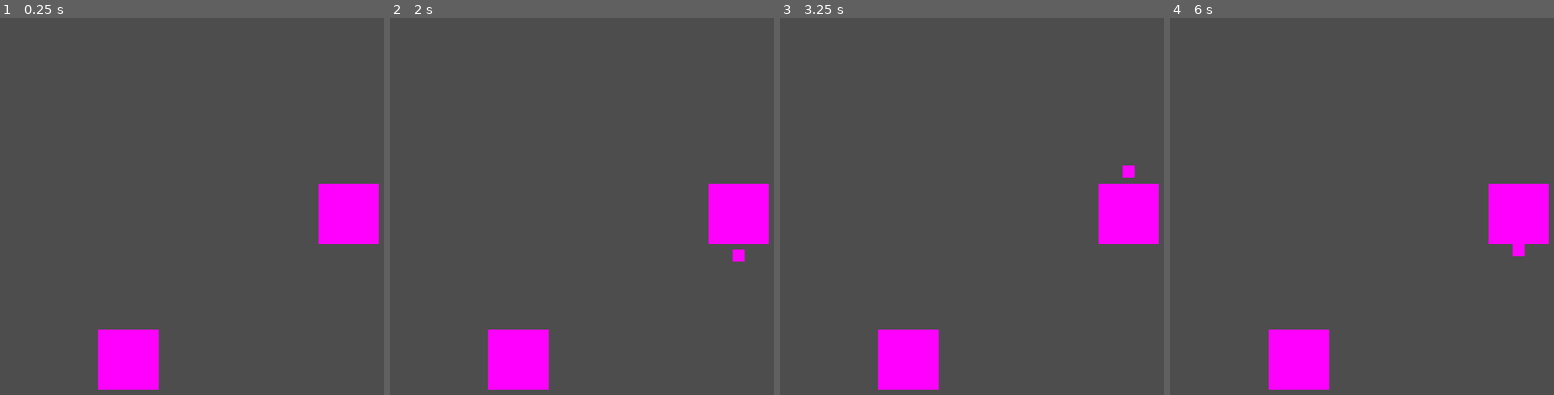
Above: before the commit, frames 1-4 (left to right).
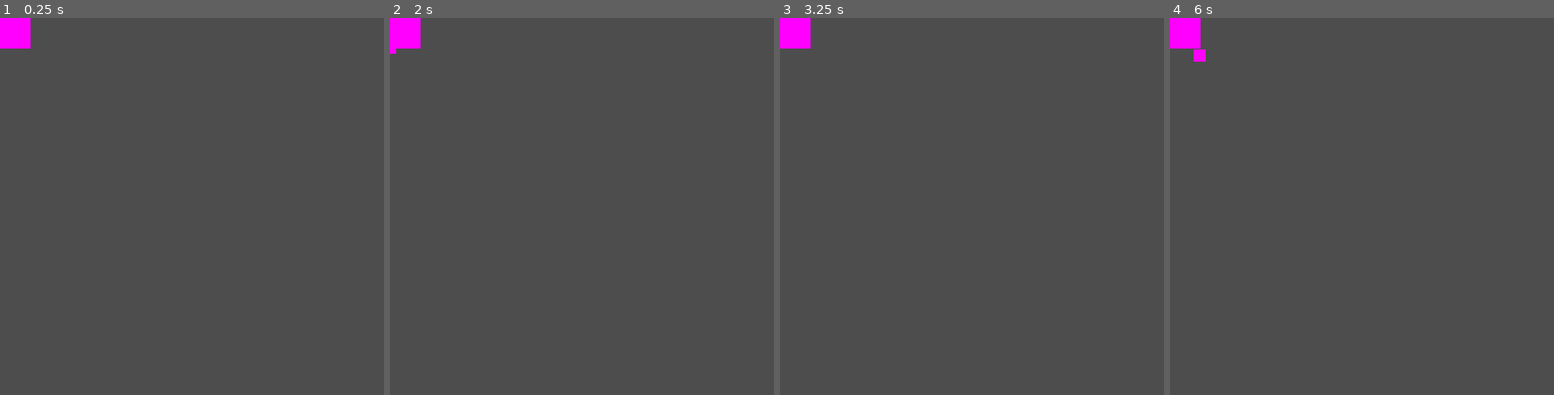
Above: after the commit, the same moments.

Repository: FreezeDriedMangos/gmtk-jam-2024
Game: Godot game, scene res://physical_battle_environment.tscn
Same seed, same stepped clock (60 frames per second), same inputs: the game is played once before the commit and once after it.
Inputs:
- Up to frame 1 (0.25 s): no input
- Up to frame 2 (2 s): tap Enter at 0.5 s; hold Right (ui_right) 0.53-1.28 s; tap Space at 1.25 s; hold Down (ui_down) from 1.28 s (still down)
- Up to frame 3 (3.25 s): tap Enter at 2 s; release Down (ui_down) at 2.03 s; hold Right (ui_right) 2.03-2.78 s; tap Space at 2.75 s; hold Up (ui_up) from 2.78 s (still down)
- Up to frame 4 (6 s): tap Enter at 3.5 s; release Up (ui_up) at 3.53 s; hold Left (ui_left) 3.53-5.03 s; tap Space at 5 s; hold Down (ui_down) 5.03-5.78 s; hold Right (ui_right) from 5.78 s (still down)

The runs differ from the first frame. In frame 1, 5.7% of the frame differs, in the area x 0-99%, y 0-99%; in frame 2, 5.8%; in frame 3, 5.8%; in frame 4, 5.9%.
Error after the commit: Invalid operands 'Vector2' and 'Vector3' in operator '+'. (res://camera_controller.gd:20)

Commit message:
doing 1st person camera perspective for fairy

Diff:
--- a/camera_controller.gd
+++ b/camera_controller.gd
@@ -1,8 +1,13 @@
-class_name CameraController extends Node
+class_name CameraController extends Node3D
 
 # needs two modes: tracking mech and tracking fairy
 # needs to be able to transition between those modes
 # tracking code should be essentially the same, the only difference being the offset from the target object
+
+@export var speed: float = 100
+@export var height: float = 10
+@export var fairy: ToothFairy
+@export var fairy_mode: bool = true
 
 # Called when the node enters the scene tree for the first time.
 func _ready() -> void:
@@ -11,4 +16,12 @@
 
 # Called every frame. 'delta' is the elapsed time since the previous frame.
 func _process(delta: float) -> void:
-	pass
+	if fairy_mode:
+		self.position = fairy.position - fairy.velocity + Vector3(0, 0, height)
+		self.look_at(Vector3(fairy.position.x, fairy.position.y, 0), Vector3(0, 0, 1))
+		#self.basis = Basis(Quaternion.from_euler(0, atan2(height, fairy.velocity.length())), fairy.velocity.angle())
+
+		#self.origin = lerp(self.origin, fairy.global_transform.origin, delta*speed)
+		#var current_rotation = Quaternion(self.basis)
+		#var next_rotation = self.slerp(Quaternion(fairy.basis), delta*speed)
+		#self.basis = Basis(next_rotation)
--- a/entity/tooth_fairy.gd
+++ b/entity/tooth_fairy.gd
@@ -1,7 +1,7 @@
 class_name ToothFairy extends Node2D
 
 @export var starting_distance = 70
-@export var speed: float
+@export var speed: float = 200
 @export var boost_speed: float
 @export var tooth_mech: Node2D
 
--- a/physical_battle_environment.tscn
+++ b/physical_battle_environment.tscn
@@ -22,9 +22,6 @@
 [node name="Sprite2D" type="Sprite2D" parent="CthonicClient"]
 texture = SubResource("PlaceholderTexture2D_cbwb1")
 
-[node name="Camera2D_TEMPORARY" type="Camera2D" parent="."]
-script = ExtResource("2_8ghd0")
-
 [node name="ToothMech" type="Node2D" parent="."]
 scale = Vector2(100, 100)
 script = ExtResource("3_mnq2a")
@@ -42,3 +39,7 @@
 texture = SubResource("PlaceholderTexture2D_1pcch")
 
 [node name="TEMPORARY_MONSTER_ATTRACTOR" type="Node2D" parent="."]
+
+[node name="Camera3D" type="Camera3D" parent="." node_paths=PackedStringArray("fairy")]
+script = ExtResource("2_8ghd0")
+fairy = NodePath("../Fairy")
